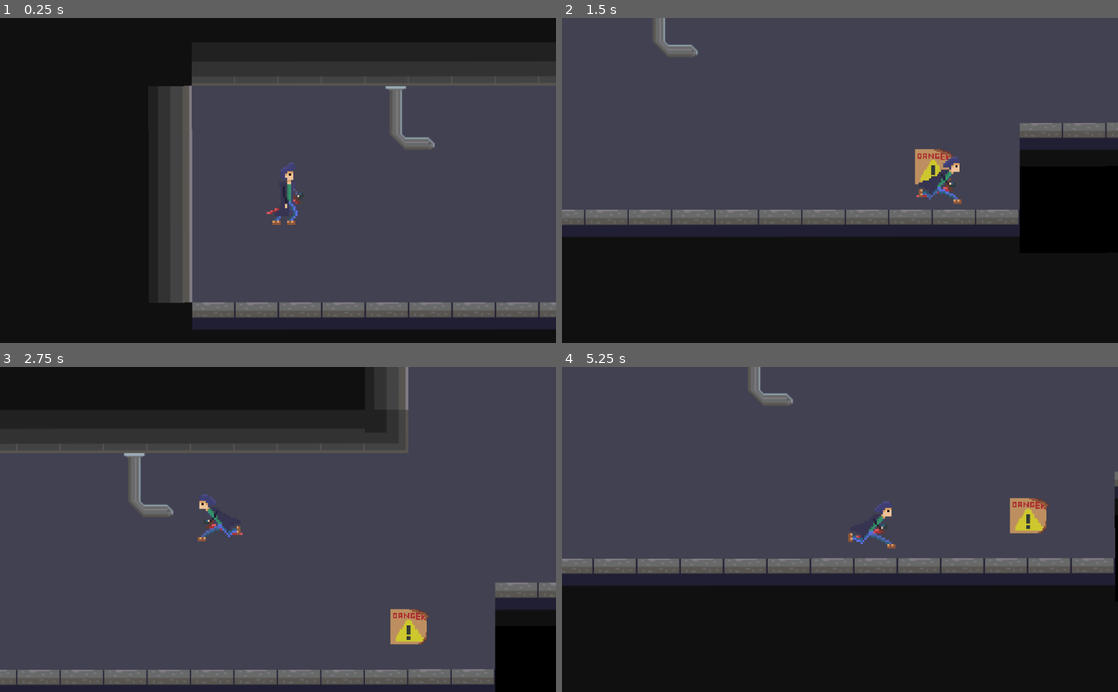
Above: before the commit, frames 1-4 (two rows, left to right).
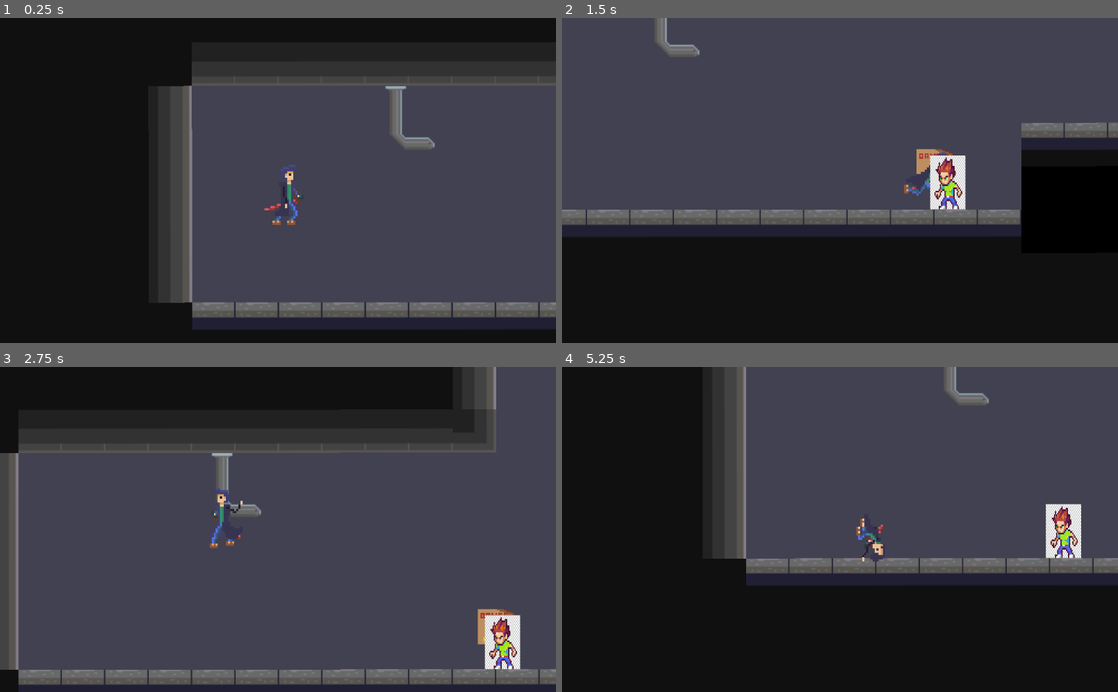
Above: after the commit, the same moments.

Repository: sharat36/Deja-Fu
Game: Godot game, scene res://src/Levels/LevelTemplate.tscn
Two runs of this game, one before a commit and one after it. Both use one fixed random seed, a clock stepped at 60 frames per second and the inputs below.
Inputs (mouse positions are in pixels of both pictures, inside the frame that each line leads up to):
- Up to frame 1 (0.25 s): no input
- Up to frame 2 (1.5 s): move the mouse to (962, 164) at 0.52 s; press the mouse at (962, 164) at 0.53 s; hold D (move_right) from 0.53 s (still down); tap W (jump) at 0.77, 1.07 s; tap S (roll) at 0.8, 1.35 s; move the mouse to (728, 196) at 1.27 s; release the mouse at (728, 196) at 1.28 s
- Up to frame 3 (2.75 s): tap W (jump) at 1.52, 1.55, 1.82 s; move the mouse to (333, 458) at 2.02 s; release D (move_right) at 2.03 s; hold A (move_left) from 2.03 s (still down); hold W (jump) from 2.03 s (still down); click (333, 458) at 2.3 s
- Up to frame 4 (5.25 s): move the mouse to (812, 594) at 2.77 s; release A (move_left) at 2.78 s; release W (jump) at 2.78 s; hold D (move_right) 2.78-4.28 s; click (812, 594) at 2.85 s; tap W (jump) at 3.02, 3.32, 3.77, 3.8, 4.07, 4.52, 4.82 s; tap S (roll) at 3.05 s; move the mouse to (1006, 578) at 3.52 s; hold S (roll) 3.53-4.28 s; move the mouse to (673, 480) at 4.27 s; hold A (move_left) 4.28-5.03 s; click (673, 480) at 4.35 s; move the mouse to (867, 529) at 5.02 s; hold D (move_right) from 5.03 s (still down); hold S (roll) from 5.03 s (still down)

The runs differ from the first frame. In frame 1, less than 0.1% of the frame differs, in the area x 47-55%, y 44-61%; in frame 2, 1.9%; in frame 3, 11%; in frame 4, 24%, in the area x 0-100%, y 0-68%.

Commit message:
Added Enemy Horizontal Movement

Diff:
--- a/src/Actors/Player.gd
+++ b/src/Actors/Player.gd
@@ -1,7 +1,7 @@
 extends Actor
 
 var is_attacking: bool = false
-var is_rolling: bool = false
+
 func _physics_process(delta: float) -> void:
 	var is_jump_interrupted: = Input.is_action_just_released("jump") and _velocity.y < 0.0
 	var direction: = get_direction()
@@ -18,10 +18,6 @@
 		dir.x = -1.0
 	if Input.is_action_pressed("jump") and is_on_floor():
 		dir.y = -1.0
-	if Input.is_action_pressed("roll") and $AnimatedSprite.flip_h == false:
-		dir.x = 1.0
-	if Input.is_action_pressed("roll") and $AnimatedSprite.flip_h == true:
-		dir.x = -1.0
 
 	return dir
 
@@ -38,24 +34,31 @@
 		out.y = speed.y * direction.y
 	if is_jump_interrupted:
 		out.y = 0.0
-	if is_attacking or is_rolling:
+	if is_attacking:
 		out.x = 0.0
 	return out
 
 func set_animation() -> void:
 	if Input.is_action_pressed("move_right") and not is_attacking:
 		$AnimatedSprite.flip_h = false
-		$AnimatedSprite.play("run")
+		if Input.is_action_pressed("roll"):
+			$AnimatedSprite.play("roll")
+		elif Input.is_action_pressed("jump"):
+			$AnimatedSprite.play("jump")
+		else:
+			$AnimatedSprite.play("run")
 	elif Input.is_action_pressed("move_left") and not is_attacking:
 		$AnimatedSprite.flip_h = true
-		$AnimatedSprite.play("run")
+		if Input.is_action_pressed("roll"):
+			$AnimatedSprite.play("roll")
+		elif Input.is_action_pressed("jump"):
+			$AnimatedSprite.play("jump")
+		else:
+			$AnimatedSprite.play("run")
 	elif Input.is_action_pressed("jump"):
 		$AnimatedSprite.play("jump")
 	elif Input.is_action_pressed("roll"):
 		$AnimatedSprite.play("roll")
-		is_rolling = true;
-	elif Input.is_action_just_released("roll"):
-		is_rolling = false;
 	elif Input.is_action_pressed("attack"):
 		$AttackArea/CollisionShape2D.disabled = false;
 		$AnimatedSprite.play("attack")
@@ -63,6 +66,5 @@
 	elif Input.is_action_just_released("attack"):
 		$AttackArea/CollisionShape2D.disabled = true;
 		is_attacking = false;
-
 	elif is_on_floor():
 		$AnimatedSprite.play("idle")
--- a/src/Actors/Temp.gd
+++ b/src/Actors/Temp.gd
@@ -1,7 +1,48 @@
-extends Area2D
+extends "res://src/Actors/Actor.gd"
 
+onready var Player = get_parent().get_node("player")
 
+var vel = Vector2.ZERO
+var react_time = 400
+var dir = 0
+var next_dir = 0
+var next_dir_time = 0
+var next_jump_time = -1
 
+var target_player_dist = 100
+
+func set_dir(target_dir):
+	if next_dir != target_dir:
+		next_dir = target_dir
+		next_dir_time = OS.get_ticks_msec() + react_time
+
+func _physics_process(delta: float) -> void:
+	if Player.position.x < position.x - target_player_dist:
+		set_dir(-1)
+	elif Player.position.x > position.x + target_player_dist:
+		set_dir(1)
+	else:
+		set_dir(0)
+
+	if OS.get_ticks_msec() > next_dir_time:
+		dir = next_dir
+
+	if OS.get_ticks_msec() > next_jump_time and next_jump_time != -1 and is_on_floor():
+		if Player.position.y < position.y:
+			vel.y = -100
+		next_jump_time = -1
+
+	vel.x = dir * 150;
+
+	if Player.position.y < position.y and next_jump_time == -1:
+		next_jump_time = OS.get_ticks_msec() + react_time
+
+	vel.y += max(gravity * delta, speed.y)
+
+	if is_on_floor() and vel.y > 0:
+		vel.y = 0
+
+	vel = move_and_slide(vel, FLOOR_NORMAL)
 
 func _on_Area2D_area_entered(area: Area2D) -> void:
 	area.is_in_group("sword")
--- a/src/Actors/Temp.tscn
+++ b/src/Actors/Temp.tscn
@@ -1,18 +1,28 @@
-[gd_scene load_steps=4 format=2]
+[gd_scene load_steps=5 format=2]
 
 [ext_resource path="res://assets/player/temp.png" type="Texture" id=1]
 [ext_resource path="res://src/Actors/Temp.gd" type="Script" id=2]
 
 [sub_resource type="RectangleShape2D" id=1]
-extents = Vector2( 16, 28 )
+extents = Vector2( 13, 20 )
 
-[node name="Area2D" type="Area2D"]
+[sub_resource type="RectangleShape2D" id=2]
+extents = Vector2( 12.5, 20.5 )
+
+[node name="KinematicBody2D" type="KinematicBody2D"]
+collision_layer = 2
+collision_mask = 5
 script = ExtResource( 2 )
 
 [node name="temp" type="Sprite" parent="."]
-scale = Vector2( 0.142023, 0.252896 )
+scale = Vector2( 0.101167, 0.15444 )
 texture = ExtResource( 1 )
 
 [node name="CollisionShape2D" type="CollisionShape2D" parent="."]
 shape = SubResource( 1 )
-[connection signal="area_entered" from="." to="." method="_on_Area2D_area_entered"]
+
+[node name="Area2D" type="Area2D" parent="."]
+
+[node name="CollisionShape2D" type="CollisionShape2D" parent="Area2D"]
+shape = SubResource( 2 )
+[connection signal="area_entered" from="Area2D" to="." method="_on_Area2D_area_entered"]
--- a/src/Actors/player.tscn
+++ b/src/Actors/player.tscn
@@ -38,9 +38,14 @@
 "speed": 5.0
 }, {
 "frames": [ ExtResource( 10 ), ExtResource( 21 ), ExtResource( 11 ), ExtResource( 2 ), ExtResource( 6 ), ExtResource( 7 ), ExtResource( 25 ) ],
-"loop": false,
+"loop": true,
 "name": "roll",
 "speed": 15.0
+}, {
+"frames": [ ExtResource( 18 ), ExtResource( 19 ), ExtResource( 9 ), ExtResource( 24 ), ExtResource( 22 ) ],
+"loop": true,
+"name": "jump",
+"speed": 5.0
 }, {
 "frames": [ ExtResource( 8 ), ExtResource( 15 ), ExtResource( 4 ), ExtResource( 17 ) ],
 "loop": true,
@@ -51,11 +56,6 @@
 "loop": true,
 "name": "run",
 "speed": 10.0
-}, {
-"frames": [ ExtResource( 18 ), ExtResource( 19 ), ExtResource( 9 ), ExtResource( 24 ), ExtResource( 22 ) ],
-"loop": true,
-"name": "jump",
-"speed": 5.0
 } ]
 
 [sub_resource type="RectangleShape2D" id=2]
@@ -66,6 +66,7 @@
 
 [node name="player" type="KinematicBody2D"]
 position = Vector2( 27, 31 )
+collision_mask = 6
 script = ExtResource( 29 )
 gravity = 500.0
 
@@ -74,6 +75,7 @@
 scale = Vector2( 1.51388, 1.58396 )
 frames = SubResource( 1 )
 animation = "idle"
+frame = 1
 playing = true
 
 [node name="CollisionShape2D" type="CollisionShape2D" parent="."]
--- a/src/Levels/LevelTemplate.tscn
+++ b/src/Levels/LevelTemplate.tscn
@@ -251,20 +251,20 @@
 drag_margin_left = 0.05
 drag_margin_right = 0.05
 
-[node name="Area2D" parent="." instance=ExtResource( 3 )]
-position = Vector2( 602, 444 )
-
 [node name="Background" type="TileMap" parent="."]
 rotation = -0.000847382
 z_index = -1
-tile_set = SubResource( 3 )
+tile_set = SubResource( 6 )
 cell_size = Vector2( 32, 32 )
 format = 1
 tile_data = PoolIntArray( 589836, 1610612740, 0, 589837, 1, 0, 589838, 1, 0, 589839, 1, 0, 589840, 1, 0, 589841, 1, 0,  …(3311 unchanged characters)…
 
 [node name="Furniture" type="TileMap" parent="."]
 z_index = -1
-tile_set = SubResource( 5 )
+tile_set = SubResource( 7 )
 cell_size = Vector2( 32, 32 )
 format = 1
 tile_data = PoolIntArray( 786438, 1, 0, 983052, 3, 0, 983061, 0, 0, 983063, 4, 0, 983067, 5, 0 )
+
+[node name="KinematicBody2D" parent="." instance=ExtResource( 3 )]
+position = Vector2( 584, 456 )
Not shown: 6 places in src/Levels/LevelTemplate.tscn that only renumber resources
